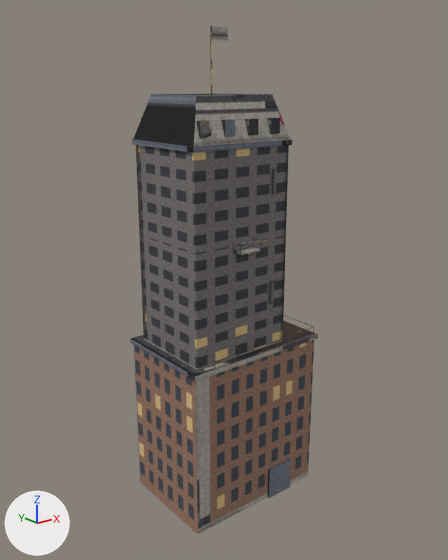
What one commit did to the FBX model Content/Assets/Locations/City/SM_Tower_Office_B.fbx.
Before and after are seen from a 50 mm camera at (-48.5, -60.5, 54.5) aimed at (-0.2, 0.0, 30.3). The axes (+X, +Y, +Z) are drawn at lower left. The lights are the same throughout. The picture after the commit comes second. Objects named as collision shapes, trigger or cutter boxes, shadow casters or lower levels of detail are left out.

The first picture shows 'SM_Tower_Office_B'.
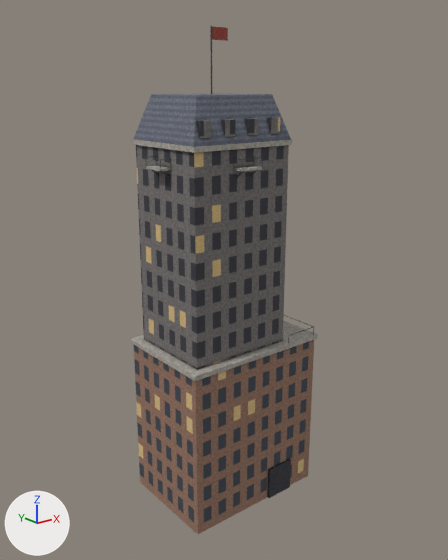
Where the change shows, as pixel boxes (x1, y1, x2, y2) in the pictures (448 x 560 px; the box of a moved part takes in the faces that stretch with it):
part 1 of me_sm_tower_office_b, moved or reshaped (not visible afterwards)
    before: (234, 247, 261, 255)
part 2 of me_sm_tower_office_b, added
    after: (234, 166, 262, 172)
part 3 of me_sm_tower_office_b, added
    after: (146, 165, 171, 171)
part 4 of me_sm_tower_office_b, surface changed
    both: (130, 26, 318, 534)

What changed in the scene script:
```text
Change me_sm_tower_office_b:
    used by ob_sm_tower_office_b; location = (0.0, 0.0, 0.0)
    remove me_sm_tower_office_b.from_pydata(...)  # 244 vertices, 188 faces; spans x -10.3..10.3, y -7.4..7.3, z 0.0..61.0
    add me_sm_tower_office_b.from_pydata(...)  # 404 vertices, 308 faces; spans x -10.4..10.3, y -7.4..7.4, z 0.0..61.0
    me_sm_tower_office_b part 1: the loose piece of 8 vertices spanning x -3.5..-0.5, y -7.4..-6.0, z 35.8..36.0 is turned 180 degrees about the z axis through its middle, then moved by (0.0, 13.4, 9.6)
    me_sm_tower_office_b part 2: a new loose piece, a box spanning x -3.5..-0.5, y -7.4..-6.0, z 45.35..45.6, in mat_m_city_towerb (picture img_t_city_towerb_png)
    me_sm_tower_office_b part 3: a new loose piece, a box spanning x -10.4..-9.0, y -1.5..1.5, z 45.35..45.6, in mat_m_city_towerb (picture img_t_city_towerb_png)
    me_sm_tower_office_b part 4: 123 kept faces spanning x -10.3..10.3, y -7.3..7.3, z 0.0..61.0 get new texture (UV) coordinates
    other edits to the shape of me_sm_tower_office_b do not show in these pictures
```
